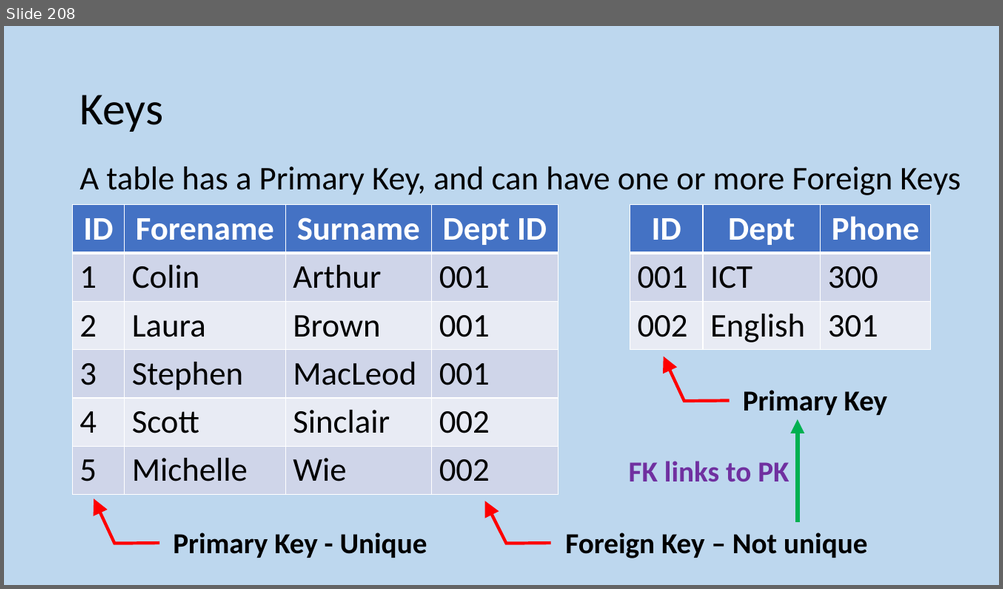
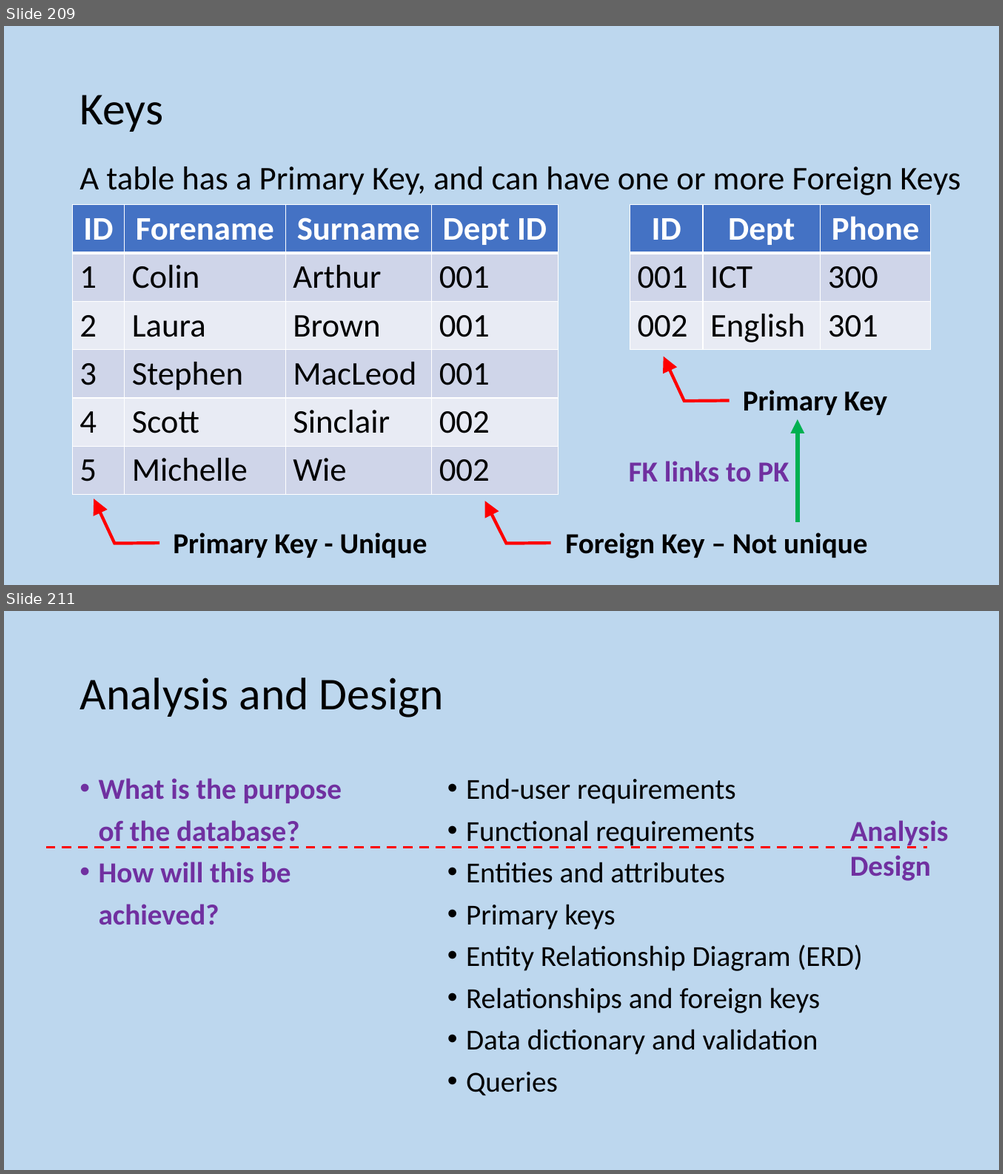
Before and after one commit to MrFriendCS/MrFriendCS.github.io, a slide deck: n5/ddd/N5 CS DDD Slides.pptx. Shown one above the other, each under a label of ours: slide 208 before the commit, slides 209 and 211 after it; the slides between them are not shown. The pictures are 1003x589 and 1003x1174 pixels, drawn with LibreOffice and Linux fonts; fonts in the diff are those of the drawing. Boxes give left, top, right and bottom in pixels: in the first picture for what was removed or moved away, otherwise in the second. Text is boxed around its words. In the diff, an @@ line names an element or a change of style, - is before the commit and + after.

```diff
--- a/n5/ddd/N5 CS DDD Slides.pptx
+++ b/n5/ddd/N5 CS DDD Slides.pptx
@@ slide 211 added at (4,611,999,1170), background #BDD7EE @@
@@ title added at (79,678,444,718), 44 pt, text #000000 @@
+Analysis and Design
@@ text added at (99,778,341,925), 28 pt, text #7030A0, bold @@
+• What is the purpose of the database?
+• How will this be achieved?
@@ text added at (466,778,862,1096), 28 pt, text #000000 @@
+• End-user requirements
+• Functional requirements
+• Entities and attributes
+• Primary keys
+• Entity Relationship Diagram (ERD)
+• Relationships and foreign keys
+• Data dictionary and validation
+• Queries
@@ text added at (850,820,948,881), 28 pt, text #7030A0, bold @@
+Analysis
+Design
@@ line added from (45, 848) to (927, 848), #FF0000 2.25 pt dashed @@
@@ what was slide 208 is now slide 209 @@
```
Also in this commit, not shown: 6 slides changed, 2 other slides added, 2 other files.
